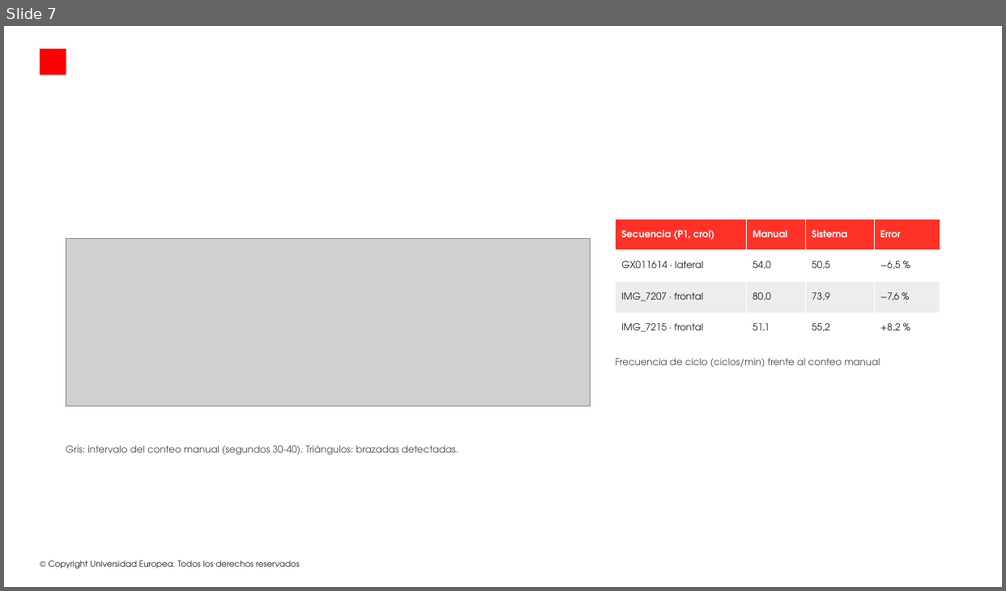
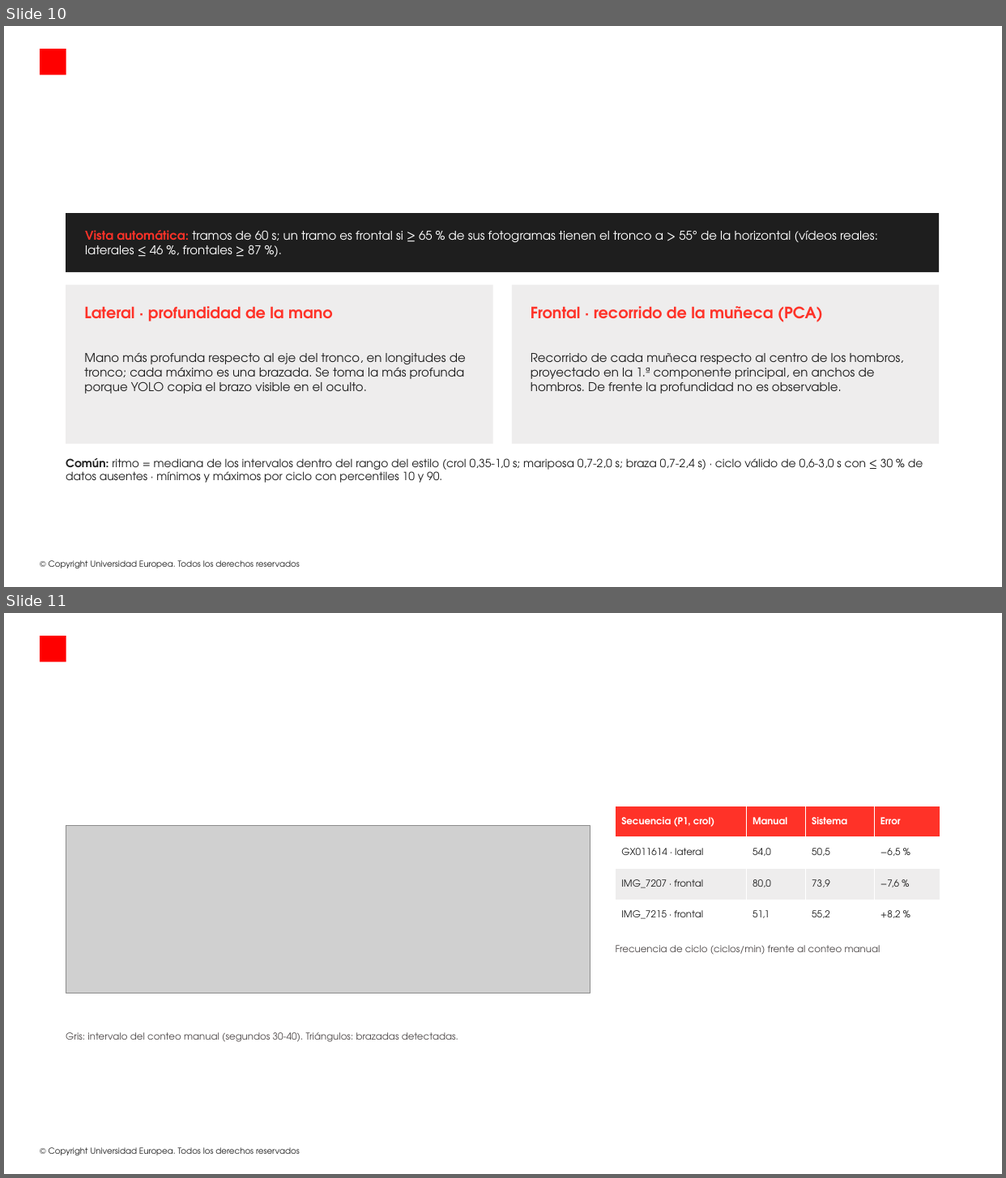
Before and after one commit to modeliana1-rgb/Strokelab, a slide deck: presentacion/StrokeLab_defensa.pptx. Shown one above the other, each under a label of ours: slide 7 before the commit, slides 10 and 11 after it. The pictures are 1006x591 and 1006x1178 pixels, drawn with LibreOffice and Linux fonts; fonts in the diff are those of the drawing; grey boxes stand for pictures; background and template pictures are left out. Boxes give left, top, right and bottom in pixels: in the first picture for what was removed or moved away, otherwise in the second. Text is boxed around its words. In the diff, an @@ line names an element or a change of style, - is before the commit and + after.

```diff
--- a/presentacion/StrokeLab_defensa.pptx
+++ b/presentacion/StrokeLab_defensa.pptx
@@ slide 10 added at (4,26,1002,587), background picture (left out); not listed: 2 template elements that a slide beside it also shows @@
@@ rectangle added at (66,213,939,272), fill #1E1E1E @@
@@ text added at (85,230,878,254), 14 pt, text #FFFFFF @@
+Vista automática: tramos de 60 s; un tramo es frontal si ≥ 65 % de sus fotogramas tienen el tronco a > 55° de la horizontal (vídeos reales: laterales ≤ 46 %, frontales ≥ 87 %).
@@ rectangle added at (66,285,493,444), fill #EEEDED @@
@@ rectangle added at (512,285,939,444), fill #EEEDED @@
@@ text added at (84,306,333,322), 18 pt, text #FF3228, bold @@
+Lateral · profundidad de la mano
@@ text added at (530,306,823,322), 18 pt, text #FF3228, bold @@
+Frontal · recorrido de la muñeca (PCA)
@@ text added at (84,353,466,394), 14 pt, text #1E1E1E @@
+Mano más profunda respecto al eje del tronco, en longitudes de tronco; cada máximo es una brazada. Se toma la más profunda porque YOLO copia el brazo visible en el oculto.
@@ text added at (530,353,904,394), 14 pt, text #1E1E1E @@
+Recorrido de cada muñeca respecto al centro de los hombros, proyectado en la 1.ª componente principal, en anchos de hombros. De frente la profundidad no es observable.
@@ text added at (66,459,923,483), 13 pt, text #1E1E1E @@
+Común: ritmo = mediana de los intervalos dentro del rango del estilo (crol 0,35-1,0 s; mariposa 0,7-2,0 s; braza 0,7-2,4 s) · ciclo válido de 0,6-3,0 s con ≤ 30 % de datos ausentes · mínimos y máximos por ciclo con percentiles 10 y 90.
@@ what was slide 7 is now slide 11 @@
```
Also in this commit, not shown: 1 slide changed, 8 other slides added, 2 other files.
